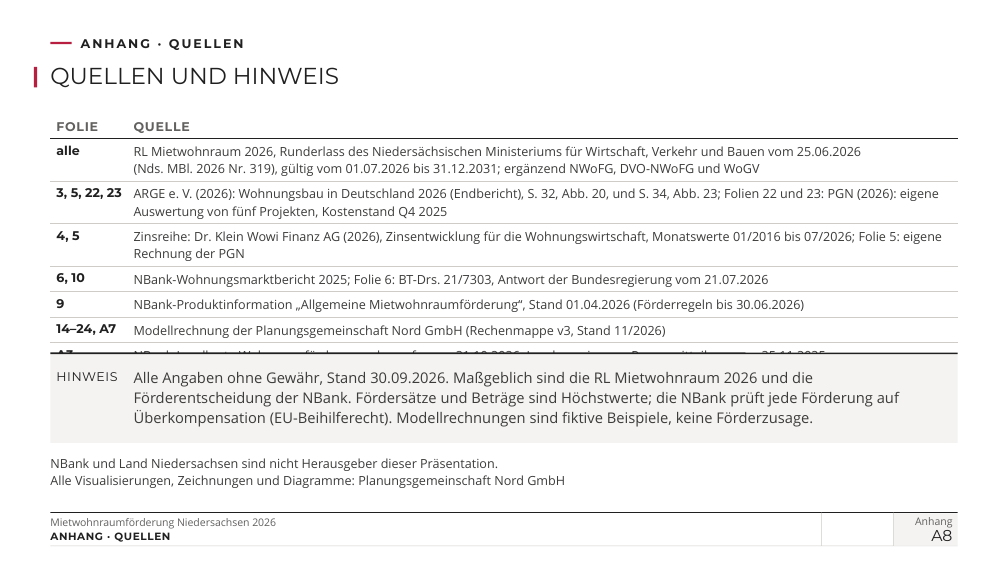
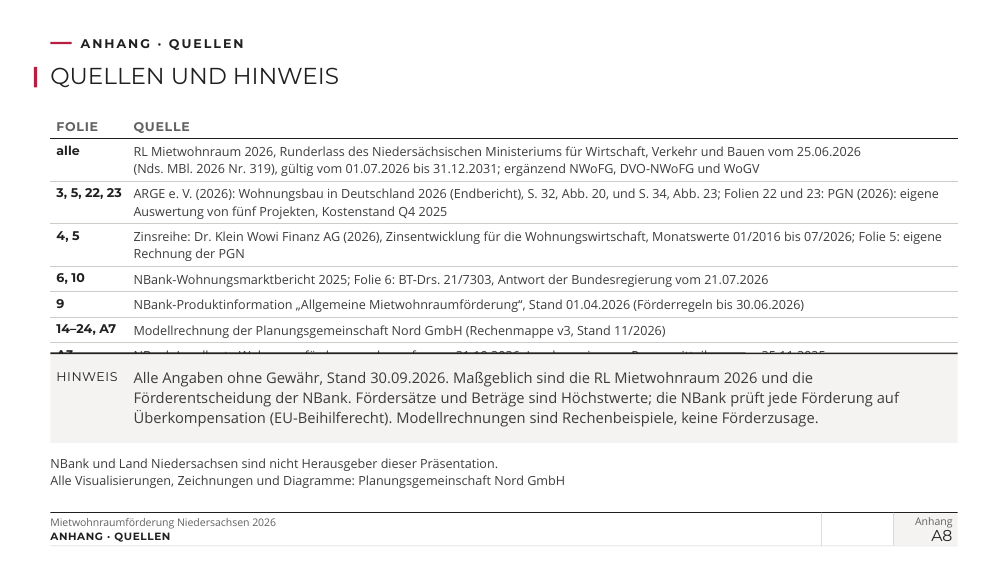
Before and after one commit to vgedaschko/NBank, a slide deck: slide 37 of praesentation/dist/PGN-Mietwohnraumfoerderung-Niedersachsen-2026-Vortrag.pptx. Drawn at 1008x567 pixels with LibreOffice and Linux fonts; fonts in the diff are those of the drawing; background and template pictures are left out. Boxes give left, top, right and bottom in pixels: in the first picture for what was removed or moved away, otherwise in the second. Text is boxed around its words. In the diff, an @@ line names an element or a change of style, - is before the commit and + after.

```diff
--- a/praesentation/dist/PGN-Mietwohnraumfoerderung-Niedersachsen-2026-Vortrag.pptx
+++ b/praesentation/dist/PGN-Mietwohnraumfoerderung-Niedersachsen-2026-Vortrag.pptx
@@ text at box(134, 372, 899, 427): text changed @@
-Alle Angaben ohne Gewähr, Stand 30.09.2026. Maßgeblich sind die RL Mietwohnraum 2026 und die Förderentscheidung der NBank. Fördersätze und Beträge sind Höchstwerte; die NBank prüft jede Förderung auf Überkompensation (EU-Beihilferecht). Modellrechnungen sind fiktive Beispiele, keine Förderzusage.
+Alle Angaben ohne Gewähr, Stand 30.09.2026. Maßgeblich sind die RL Mietwohnraum 2026 und die Förderentscheidung der NBank. Fördersätze und Beträge sind Höchstwerte; die NBank prüft jede Förderung auf Überkompensation (EU-Beihilferecht). Modellrechnungen sind Rechenbeispiele, keine Förderzusage.
```
Also in this commit, not shown: 14 other slides changed, 56 other files.
